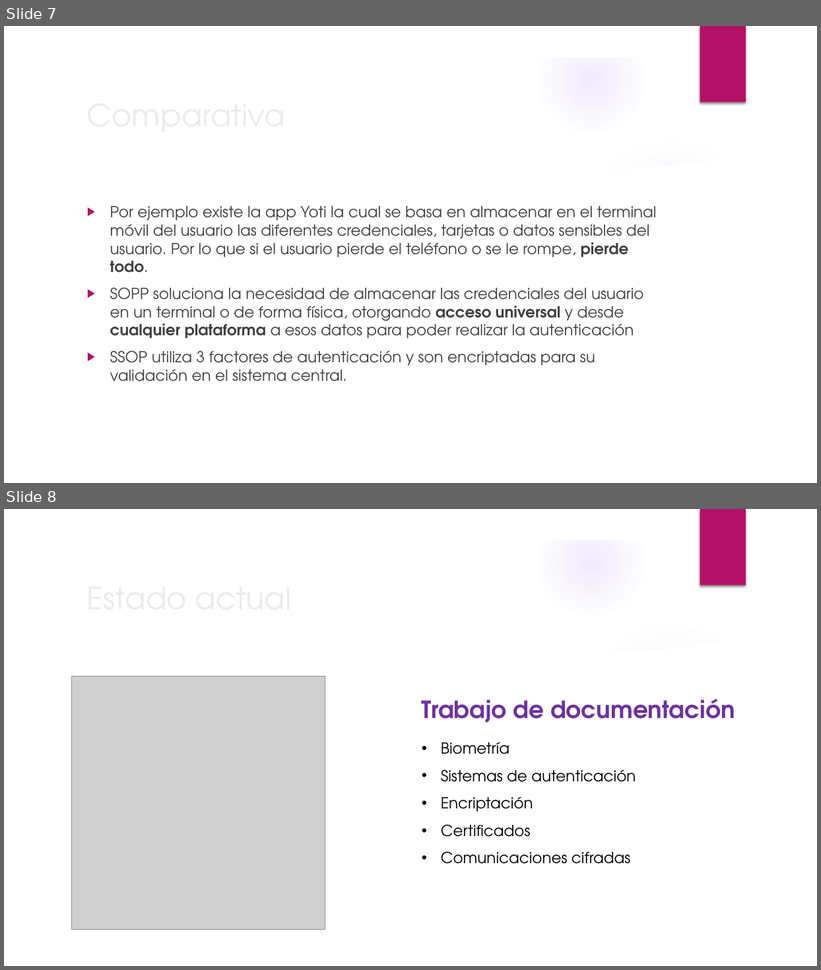
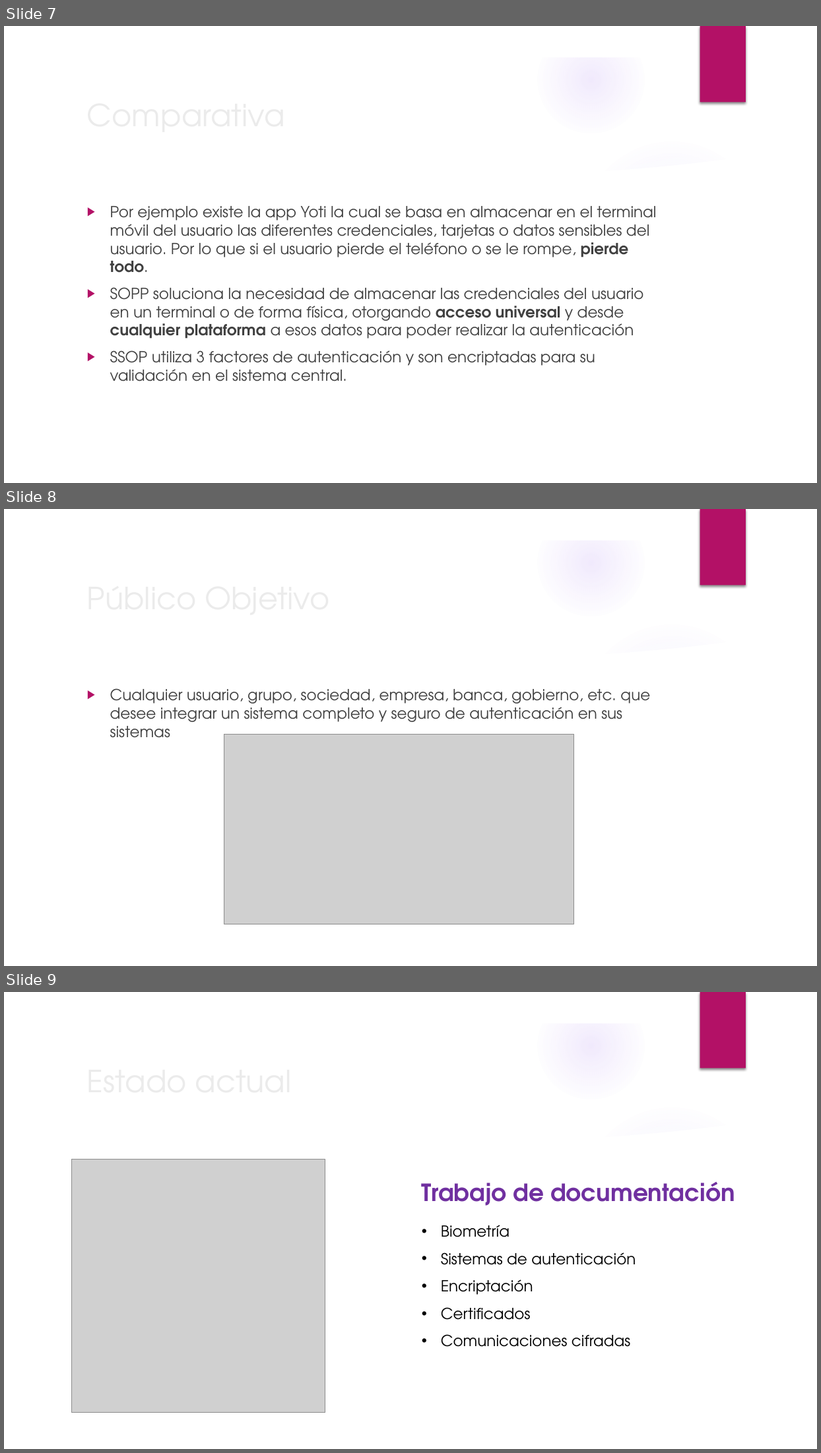
Before and after one commit to CyberWatcherOrg/SSOP, a slide deck: Presentacion_Hackathon/presentacion_ssop.pptx. Shown one above the other, each under a label of ours: slides 7 and 8 before the commit, slides 7, 8 and 9 after it. The pictures are 821x970 and 821x1453 pixels, drawn with LibreOffice and Linux fonts; fonts in the diff are those of the drawing; grey boxes stand for pictures; background and template pictures are left out. Boxes give left, top, right and bottom in pixels: in the first picture for what was removed or moved away, otherwise in the second. Text is boxed around its words. In the diff, an @@ line names an element or a change of style, - is before the commit and + after.

Commit message:
Nueva versión de la presentación

```diff
--- a/Presentacion_Hackathon/presentacion_ssop.pptx
+++ b/Presentacion_Hackathon/presentacion_ssop.pptx
@@ slide 8 added at [4, 509, 817, 966], background picture (left out); not listed: 9 template elements that a slide beside it also shows @@
@@ title added at [81, 574, 665, 621], 36 pt, text #EBEBEB @@
+Público Objetivo
@@ text added at [110, 689, 650, 738], 18 pt, text #404040 @@
+▶ Cualquier usuario, grupo, sociedad, empresa, banca, gobierno, etc. que desee integrar un sistema completo y seguro de autenticación en sus sistemas
@@ picture added at [224, 734, 574, 924] @@
@@ what was slide 8 is now slide 9 @@
```
Also in this commit, not shown: 1 other file.
